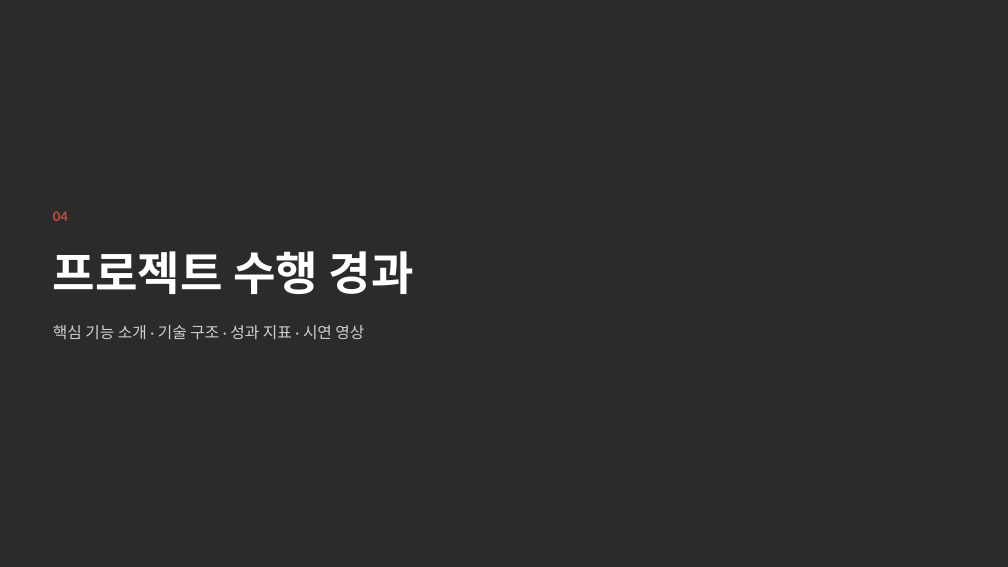
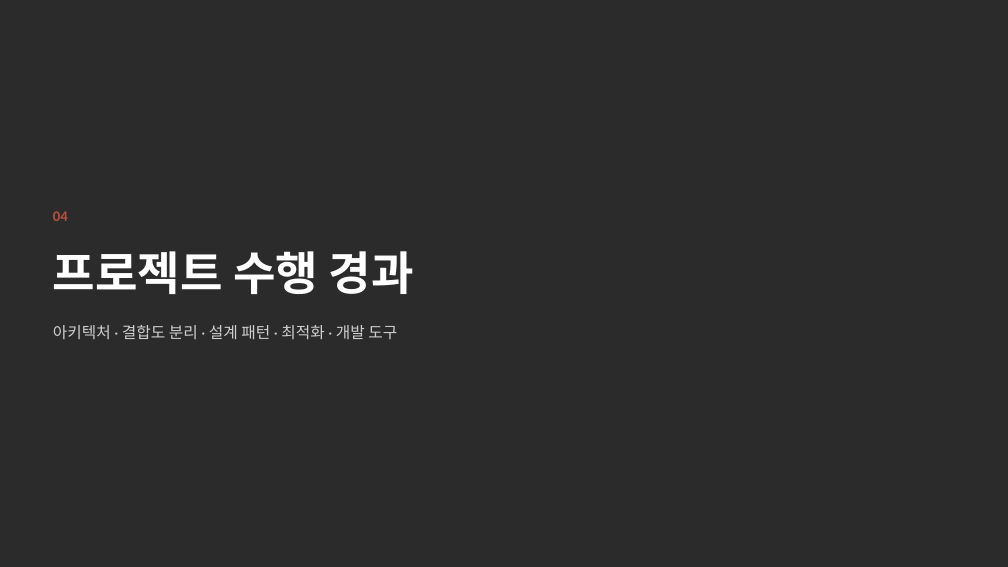
Before and after one commit to JoKangHyeon/TowerAndDragon, a slide deck: slide 10 of Docs/수성록_최종결과보고_초안.pptx (slide 8 before the commit). Drawn at 1008x567 pixels with LibreOffice and Linux fonts; fonts in the diff are those of the drawing. Boxes give left, top, right and bottom in pixels: in the first picture for what was removed or moved away, otherwise in the second. Text is boxed around its words. In the diff, an @@ line names an element or a change of style, - is before the commit and + after.

```diff
--- a/Docs/수성록_최종결과보고_초안.pptx
+++ b/Docs/수성록_최종결과보고_초안.pptx
@@ text at [53, 325, 397, 339]: text changed @@
-핵심 기능 소개 · 기술 구조 · 성과 지표 · 시연 영상
+아키텍처 · 결합도 분리 · 설계 패턴 · 최적화 · 개발 도구
```
Also in this commit, not shown: 9 other slides changed, 7 slides added, 7 slides removed, 12 other files.
